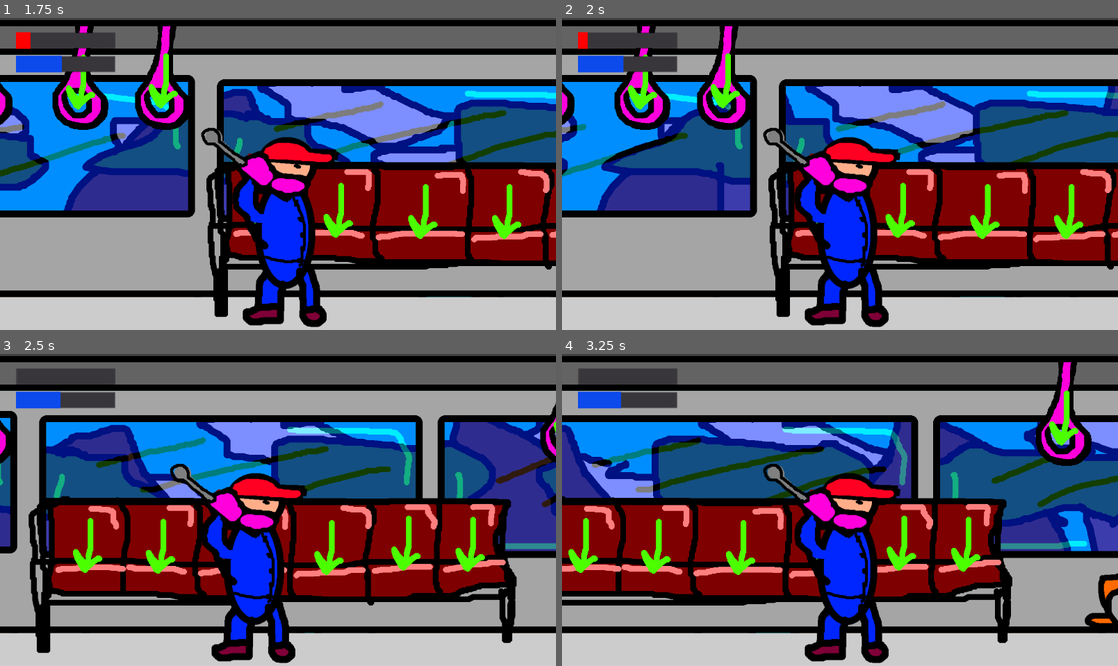
Above: before the commit, frames 1-4 (two rows, left to right).
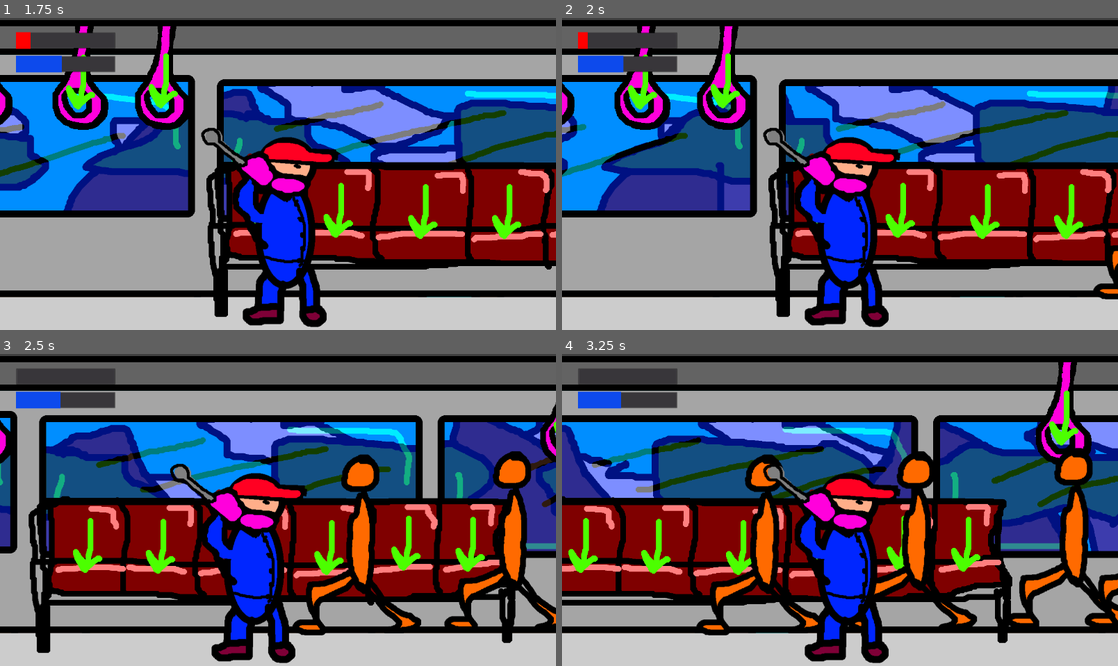
Above: after the commit, the same moments.

Repository: GoblinsGaming/lostrelicgame
Game: Godot game, scene res://Main.tscn
The game is run twice, just before and just after one commit, with the same random seed, the same clock (stepped at 60 frames per second) and the same inputs.
Inputs:
- Up to frame 1 (1.75 s): hold D (right) 0.53-1.28 s; tap Keypad 0 (drift_camera) at 0.6, 1.35 s; hold - (train_down) from 1.28 s (still down)
- Up to frame 2 (2 s): keep holding - (train_down)
- Up to frame 3 (2.5 s): release - (train_down) at 2.03 s; hold D (right) from 2.03 s (still down); tap Keypad 0 (drift_camera) at 2.1 s
- Up to frame 4 (3.25 s): release D (right) at 2.78 s; hold = (train_up) from 2.78 s (still down); tap Keypad 0 (drift_camera) at 2.85 s

Frame 1 is identical in both runs. In frame 2, 0.3% of the frame differs, in the area x 95-100%, y 72-91%; in frame 3, 5.9%; in frame 4, 8.7%, in the area x 24-100%, y 30-91%.

Commit message:
Update gitignore and NPCs follow the player.

Diff:
--- a/NpcController.gd
+++ b/NpcController.gd
@@ -45,18 +45,19 @@
 		return
 	var target_index
 
-	var get_random = rng.randi_range(0,3) == 0
+	var get_random = rng.randi_range(0,3)
 
-	if get_random:
+	if get_random == 0:
 		target_index = rng.randi_range(0, unassigned_targets.size()-1)
 	else:
 		var closest_dist = INF
-		var signal_pos_x = self.get_parent().get_node("SignalPoint").position.x
+		var get_close_to
+		get_close_to = self.get_parent().get_node("PlayerController").get_node("Player").position.x
 		for new_target_index in range(0, unassigned_targets.size()-1):
 			var new_target = unassigned_targets[new_target_index]
-			var dist_to_signal = abs(new_target.position.x - signal_pos_x)
-			if dist_to_signal < closest_dist:
-				closest_dist = dist_to_signal
+			var dist_to_close = abs(new_target.position.x - get_close_to)
+			if dist_to_close < closest_dist:
+				closest_dist = dist_to_close
 				target_index = new_target_index
 
 	var target = unassigned_targets[target_index]
Not shown, changed: .gitignore
